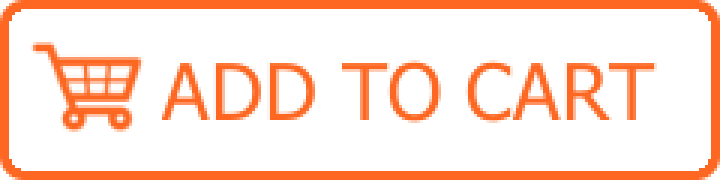
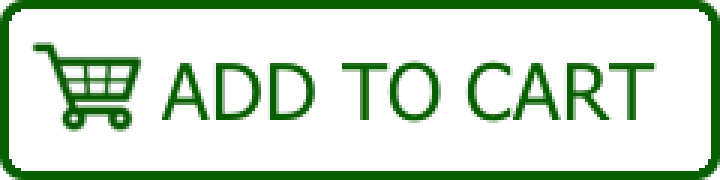
The second 720x180 image is a revision of the first. Changes to its layers:
painted on "Warstwa" over [30, 42, 144, 132]
painted on "ADD TO CART" over [159, 60, 657, 123]
painted on "Tło" over [0, 0, 720, 180]
